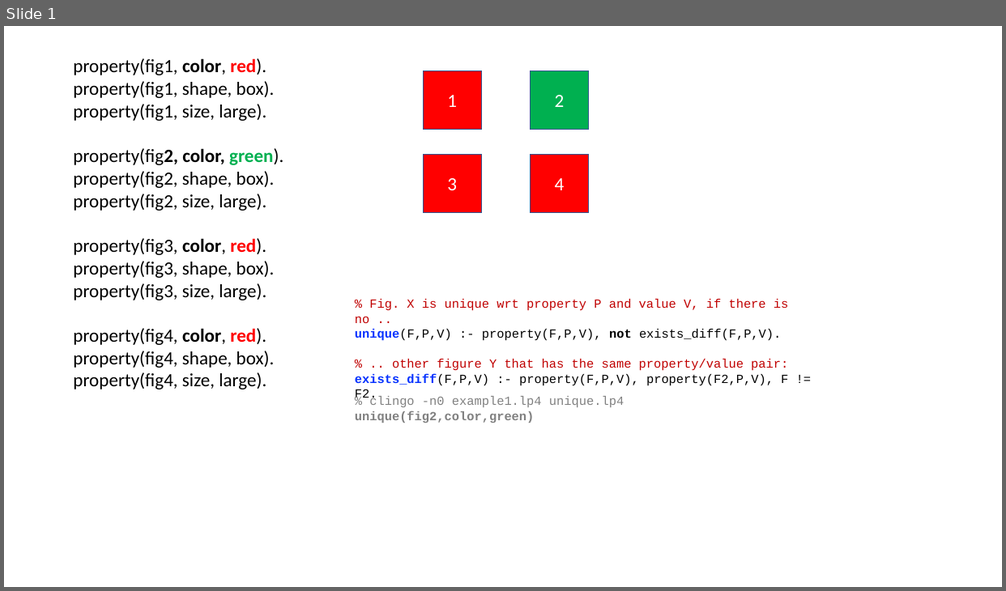
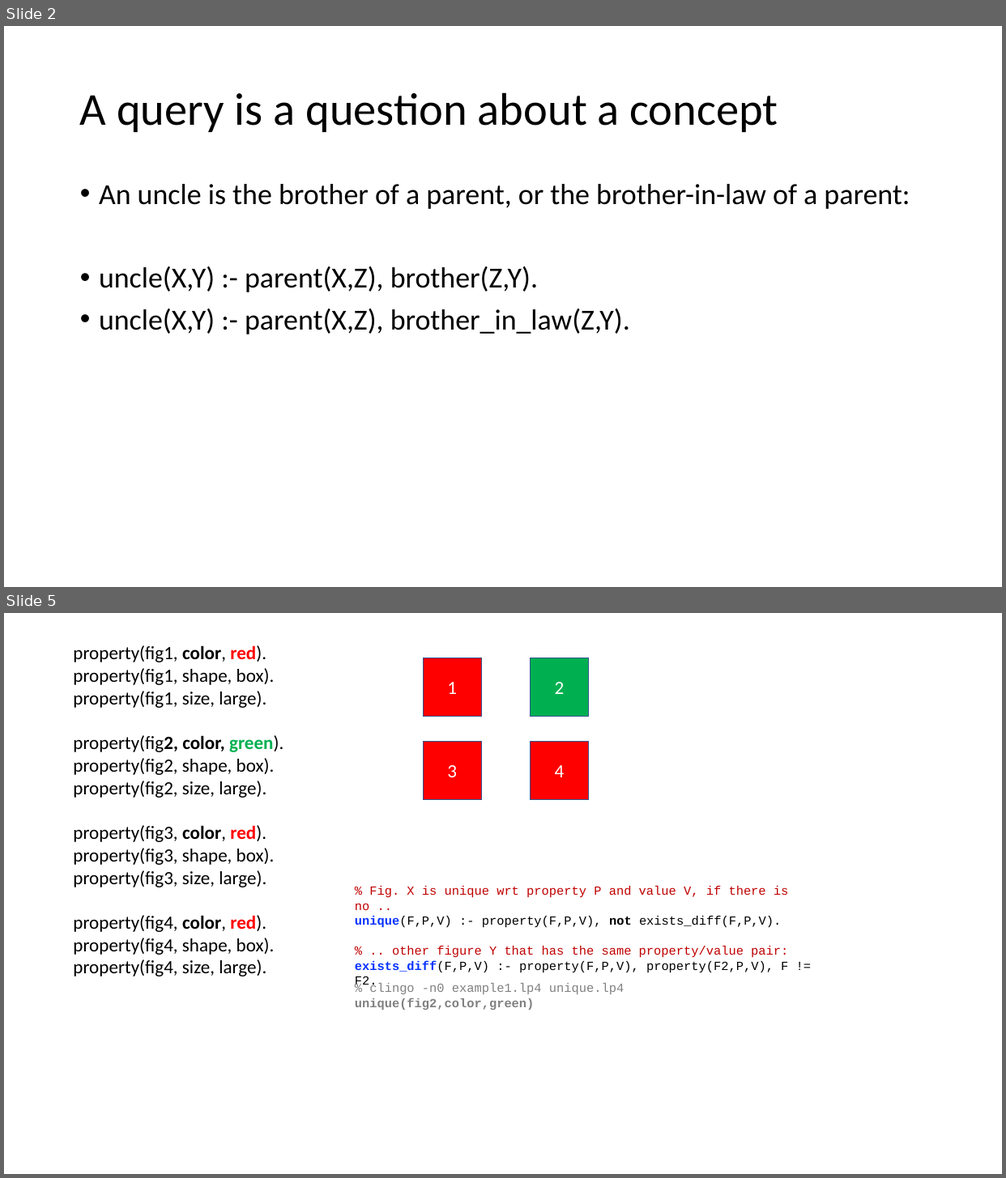
Before and after one commit to idaks/WODB, a slide deck: automorphisms/WODB-new.pptx. Shown one above the other, each under a label of ours: slide 1 before the commit, slides 2 and 5 after it; the slides between them are not shown. The pictures are 1006x591 and 1006x1178 pixels, drawn with LibreOffice and Linux fonts; fonts in the diff are those of the drawing. Boxes give left, top, right and bottom in pixels: in the first picture for what was removed or moved away, otherwise in the second. Text is boxed around its words. In the diff, an @@ line names an element or a change of style, - is before the commit and + after.

```diff
--- a/automorphisms/WODB-new.pptx
+++ b/automorphisms/WODB-new.pptx
@@ slide 2 added at (x1=4, y1=26, x2=1002, y2=587), background #FFFFFF @@
@@ title added at (x1=80, y1=92, x2=778, y2=132), 44 pt, text #000000 @@
+A query is a question about a concept
@@ text added at (x1=99, y1=184, x2=910, y2=335), 28 pt, text #000000 @@
+• An uncle is the brother of a parent, or the brother-in-law of a parent:
+• uncle(X,Y) :- parent(X,Z), brother(Z,Y).
+• uncle(X,Y) :- parent(X,Z), brother_in_law(Z,Y).
@@ what was slide 1 is now slide 5 @@
```
Also in this commit, not shown: 3 other slides added, 19 other files.
